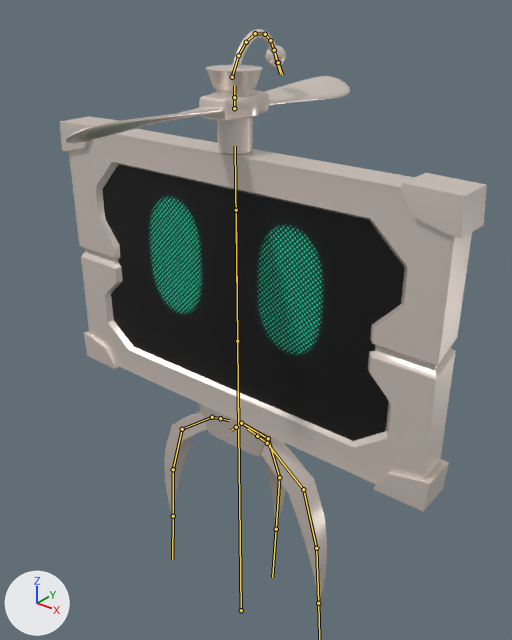
An edit to the FBX model Assets/Visual/3D/Players/Player_Navigator.fbx, drawn before and after from the same camera.
The view is the same before and after, from a 50 mm camera at (0.636, -0.75, 1.07) aimed at (0.011, 0.031, 0.586). The axes (+X, +Y, +Z) are drawn at lower left. The lights are the same throughout. Both versions are drawn at frame 5 of the action 'Armature.Navigator|Idle'; the numbers are the values there. The bones that bend it are drawn over the model as lines.

The first picture shows 'Navigator_Antenna', 'Navigator_Body', 'Navigator_Face', 'Navigator_Helix', 'Navigator_Legs'.
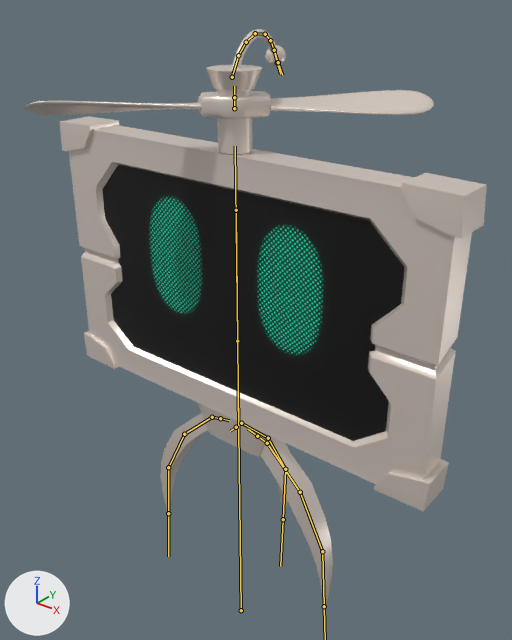
What differs and where, as boxes (x1, y1, x2, y2) in the pictures (512 x 640 px):
'Navigator_Helix', posed (44% wider): before (66, 65, 350, 154); after (25, 65, 434, 154)
'Navigator_Legs', posed: before (164, 410, 327, 605); after (161, 413, 333, 610)
bone 'Leg1_L', root to tip: before (267, 443) to (303, 489); after (267, 443) to (300, 492)
bone 'Leg2_L', root to tip: before (303, 489) to (316, 548); after (300, 492) to (322, 551)
bone 'Leg3_L', root to tip: before (316, 548) to (318, 603); after (322, 551) to (324, 606)
bone 'Leg2', root to tip: before (268, 438) to (279, 477); after (268, 438) to (285, 469)
bone 'Leg3', root to tip: before (279, 477) to (276, 529); after (285, 469) to (283, 519)
bone 'Leg1_R', root to tip: before (212, 417) to (182, 429); after (212, 417) to (184, 434)
bone 'Leg2_R', root to tip: before (182, 429) to (173, 469); after (184, 434) to (168, 467)
bone 'Leg3_R', root to tip: before (173, 469) to (173, 516); after (168, 467) to (168, 513)
bone 'Control_Leg', root to tip: before (279, 477) to (276, 529); after (285, 469) to (283, 519)
bone 'Control_Leg_L', root to tip: before (316, 548) to (318, 603); after (322, 551) to (324, 606)
bone 'Control_Leg_R', root to tip: before (173, 469) to (173, 516); after (168, 467) to (168, 513)

The change, as a list of edits to the scene's bpy script:
```text
Change bone_leg1_l:
    where bone_leg1_l = bpy.data.objects['Armature.Navigator'].pose.bones['Leg1_L']  # child of 'Body'
    bone_leg1_l.rotation_quaternion: (1.0, 0.023, 0.0, 0.0) -> (1.0, -0.031, 0.0, 0.0)  # degrees (3, 0, 0) -> degrees (-4, 0, 0)
Change bone_leg2_l:
    where bone_leg2_l = bpy.data.objects['Armature.Navigator'].pose.bones['Leg2_L']  # child of 'Leg1_L'
    bone_leg2_l.rotation_quaternion: (0.986, -0.165, 0.0, 0.0) -> (1.0, -0.022, 0.0, 0.0)  # degrees (-19, 0, 0) -> degrees (-3, 0, 0)
Change bone_leg3_l:
    where bone_leg3_l = bpy.data.objects['Armature.Navigator'].pose.bones['Leg3_L']  # child of 'Leg2_L'
    bone_leg3_l.rotation_quaternion: (0.992, 0.129, 0.0, 0.0) -> (0.999, 0.04, 0.0, 0.0)  # degrees (15, 0, 0) -> degrees (5, 0, 0)
Change bone_leg2:
    where bone_leg2 = bpy.data.objects['Armature.Navigator'].pose.bones['Leg2']  # child of 'Leg1'
    bone_leg2.rotation_quaternion: (0.995, 0.0, 0.0, 0.099) -> (1.0, 0.0, 0.0, 0.022)  # degrees (0, 0, 11) -> degrees (0, 0, 3)
Change bone_leg3:
    where bone_leg3 = bpy.data.objects['Armature.Navigator'].pose.bones['Leg3']  # child of 'Leg2'
    bone_leg3.rotation_quaternion: (0.998, 0.0, 0.0, -0.057) -> (1.0, 0.0, 0.0, 0.009)  # degrees (0, 0, -7) -> degrees (0, 0, 1)
Change bone_leg1_r:
    where bone_leg1_r = bpy.data.objects['Armature.Navigator'].pose.bones['Leg1_R']  # child of 'Body'
    bone_leg1_r.rotation_quaternion: (1.0, 0.023, 0.0, 0.0) -> (1.0, -0.031, 0.0, 0.0)  # degrees (3, 0, 0) -> degrees (-4, 0, 0)
Change bone_leg2_r:
    where bone_leg2_r = bpy.data.objects['Armature.Navigator'].pose.bones['Leg2_R']  # child of 'Leg1_R'
    bone_leg2_r.rotation_quaternion: (0.986, -0.165, 0.0, 0.0) -> (1.0, -0.022, 0.0, 0.0)  # degrees (-19, 0, 0) -> degrees (-3, 0, 0)
Change bone_leg3_r:
    where bone_leg3_r = bpy.data.objects['Armature.Navigator'].pose.bones['Leg3_R']  # child of 'Leg2_R'
    bone_leg3_r.rotation_quaternion: (0.992, 0.129, 0.0, 0.0) -> (0.999, 0.04, 0.0, 0.0)  # degrees (15, 0, 0) -> degrees (5, 0, 0)
Change bone_control_leg:
    where bone_control_leg = bpy.data.objects['Armature.Navigator'].pose.bones['Control_Leg']  # child of 'Bone'
    bone_control_leg.location: (-0.133, -0.464, 0.0) -> (-0.042, -0.497, 0.0)
    bone_control_leg.rotation_quaternion: (0.996, 0.0, 0.0, 0.084) -> (0.998, 0.0, 0.0, 0.067)  # degrees (0, 0, 10) -> degrees (0, 0, 8)
Change bone_control_leg_l:
    where bone_control_leg_l = bpy.data.objects['Armature.Navigator'].pose.bones['Control_Leg_L']  # child of 'Bone'
    bone_control_leg_l.location: (0.0, -0.516, -0.067) -> (0.0, -0.507, -0.013)
Change bone_helix:
    where bone_helix = bpy.data.objects['Armature.Navigator'].pose.bones['Helix']  # child of 'Bone'
    bone_helix.rotation_quaternion: (0.707, 0.0, 0.707, 0.0) -> (-0.383, 0.0, 0.924, 0.0)  # degrees (0, 90, 0) -> degrees (0, -135, 0)
Change bone_control_leg_r:
    where bone_control_leg_r = bpy.data.objects['Armature.Navigator'].pose.bones['Control_Leg_R']  # child of 'Bone'
    bone_control_leg_r.location: (0.0, -0.516, -0.067) -> (0.0, -0.507, -0.013)
```
